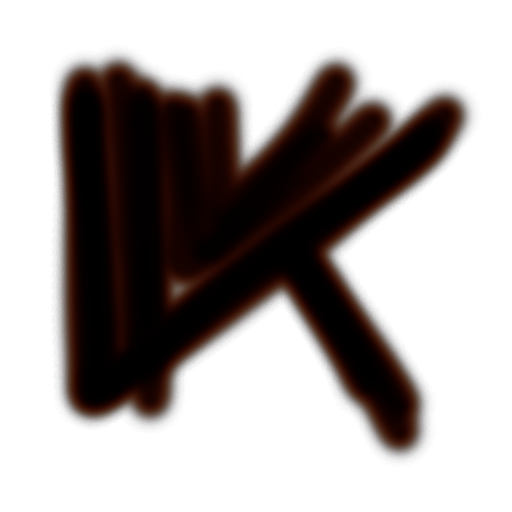
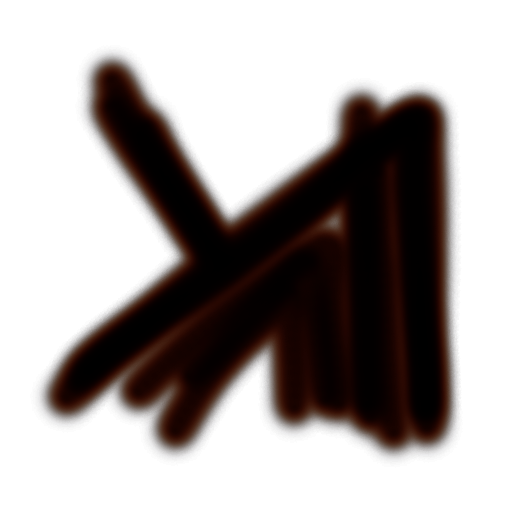
Layer changes from the first 512×512 image to the second:
painted on "Lager 4 kopiera" over <box>51,45,461,467</box>
painted on "Lager 3 kopiera" over <box>30,49,482,463</box>
painted on "Lager 2 kopiera" over <box>43,44,469,468</box>
painted on "Lager 4" (1st of 3, in "Red") over <box>51,45,461,467</box>
painted on "Lager 3" (1st of 3, in "Red") over <box>30,49,482,463</box>
painted on "Lager 2" (1st of 3, in "Red") over <box>43,44,469,468</box>
painted on "Lager 4" (2nd of 3, in "Green") over <box>51,45,461,467</box>
painted on "Lager 3" (2nd of 3, in "Green") over <box>30,49,482,463</box>
painted on "Lager 2" (2nd of 3, in "Green") over <box>43,44,469,468</box>
painted on "Lager 4" (3rd of 3, in "Blue") over <box>51,45,461,467</box>
painted on "Lager 3" (3rd of 3, in "Blue") over <box>30,49,482,463</box>
painted on "Lager 2" (3rd of 3, in "Blue") over <box>43,44,469,468</box>
